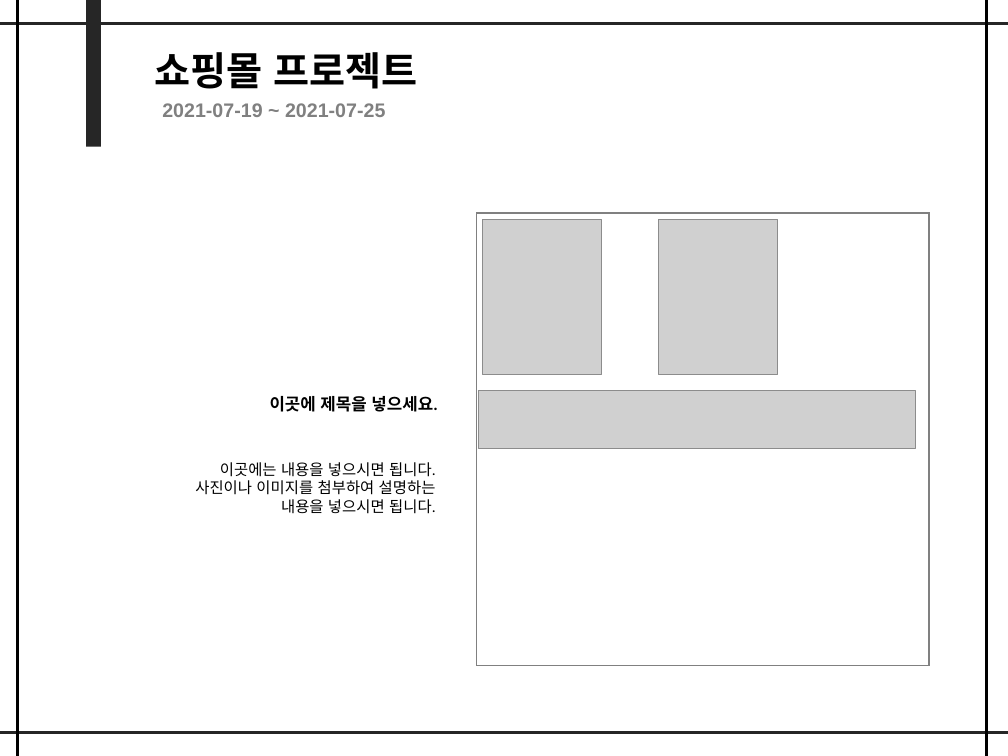
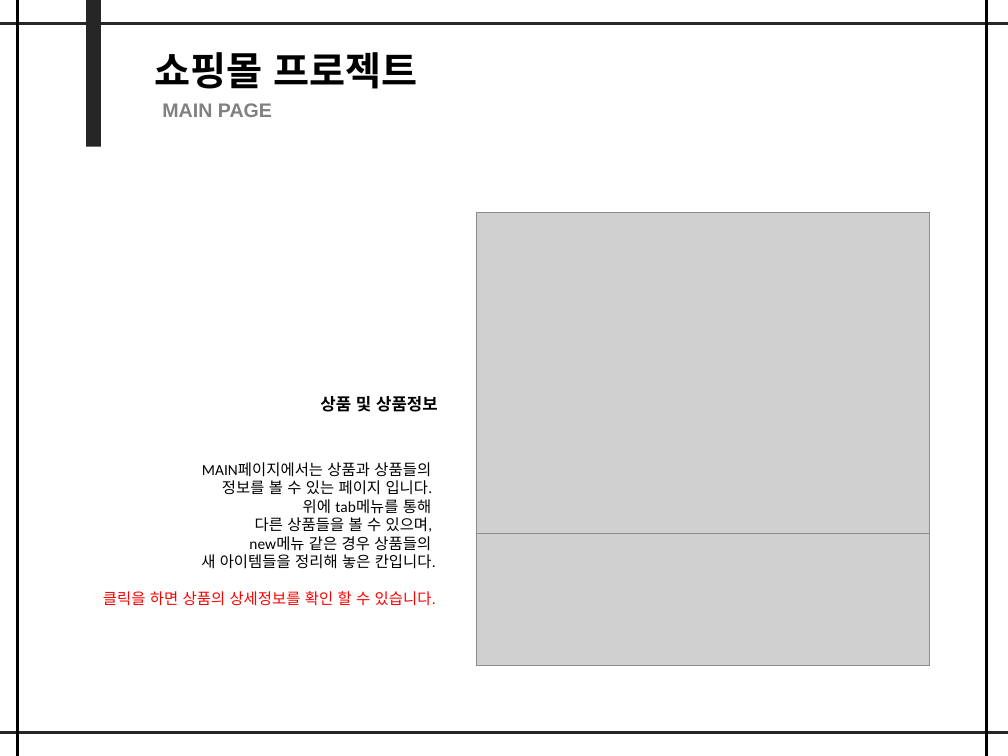
Before and after one commit to woo1038/shop, a slide deck: slide 4 of shop_ppt.pptx. Drawn at 1008x756 pixels with LibreOffice and Linux fonts; fonts in the diff are those of the drawing; grey boxes stand for pictures. Boxes give left, top, right and bottom in pixels: in the first picture for what was removed or moved away, otherwise in the second. Text is boxed around its words. In the diff, an @@ line names an element or a change of style, - is before the commit and + after.

```diff
--- a/shop_ppt.pptx
+++ b/shop_ppt.pptx
@@ text at (162,103,272,117): text changed @@
-2021-07-19 ~ 2021-07-25
+MAIN PAGE
@@ picture added at (477,213,929,533) @@
@@ picture removed at (483,220,602,375) @@
@@ picture removed at (658,220,777,375) @@
@@ text at (320,396,438,412): text changed @@
-이곳에 제목을 넣으세요.
+상품 및 상품정보
@@ picture removed at (479,391,915,449) @@
@@ text at (103,462,436,606): text changed @@
-이곳에는 내용을 넣으시면 됩니다.
-사진이나 이미지를 첨부하여 설명하는 내용을 넣으시면 됩니다.
+MAIN페이지에서는 상품과 상품들의
+정보를 볼 수 있는 페이지 입니다.
+위에 tab메뉴를 통해
+다른 상품들을 볼 수 있으며,
+new메뉴 같은 경우 상품들의
+새 아이템들을 정리해 놓은 칸입니다.
+클릭을 하면 상품의 상세정보를 확인 할 수 있습니다.
@@ picture added at (477,533,929,665) @@
```
Also in this commit, not shown: 1 other slide changed, 8 slides added, 3 slides removed.
